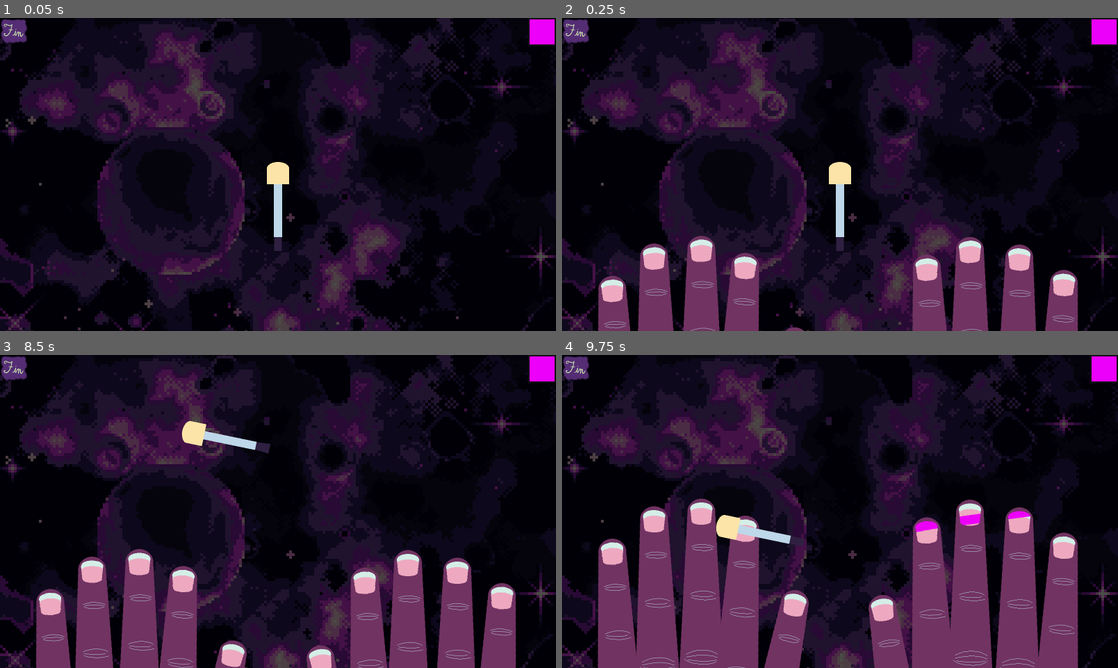
Above: before the commit, frames 1-4 (two rows, left to right).
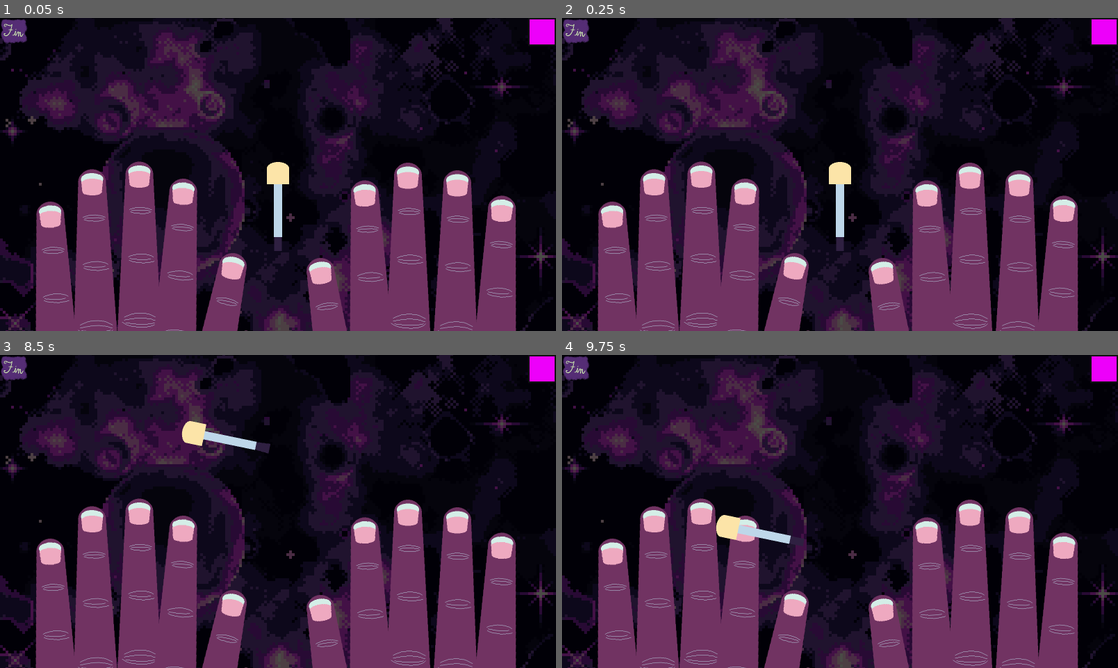
Above: after the commit, the same moments.

Repository: Wake1st/colored-claws
Game: Godot game, scene res://base/main.tscn
Two runs of this game, one before a commit and one after it. Both use one fixed random seed, a clock stepped at 60 frames per second and the inputs below.
Inputs (mouse positions are in pixels of both pictures, inside the frame that each line leads up to):
- Up to frame 1 (0.05 s): no input
- Up to frame 2 (0.25 s): no input
- Up to frame 3 (8.5 s): click (11, 367) at 0.5 s; click (11, 367) at 1.25 s; click (11, 367) at 2 s; tap Enter at 2.75, 4.25, 5.75 s; move the mouse to (400, 495) at 2.77 s; press the mouse at (400, 495) at 2.78 s; tap Space at 3.5, 5, 6.5 s; move the mouse to (166, 527) at 3.52 s; release the mouse at (166, 527) at 3.53 s; tap Mouse wheel down (narrow_brush) at 3.6, 6.6 s; move the mouse to (333, 442) at 4.27 s; hold Right mouse button (pivot_brush) 4.28-5.03 s; move the mouse to (250, 574) at 5.02 s; tap Mouse wheel up (widen_brush) at 5.1, 8.1 s; move the mouse to (444, 558) at 5.77 s; press the mouse at (444, 558) at 5.78 s; move the mouse to (111, 464) at 6.52 s; release the mouse at (111, 464) at 6.53 s; move the mouse to (305, 511) at 7.27 s; hold Right mouse button (pivot_brush) 7.28-8.03 s; move the mouse to (194, 433) at 8.02 s
- Up to frame 4 (9.75 s): move the mouse to (962, 495) at 8.77 s; press the mouse at (962, 495) at 8.78 s; move the mouse to (728, 527) at 9.52 s; release the mouse at (728, 527) at 9.53 s; tap Mouse wheel down (narrow_brush) at 9.6 s

The runs differ from the first frame. In frame 1, 27% of the frame differs, in the area x 6-93%, y 45-100%; in frame 2, 19%; in frame 3, 15%; in frame 4, 0.3%.
Error after the commit: Parse Error: Identifier "event" not declared in the current scope. (res://work/work_zone.gd:71)

Commit message:
static command data WIP

Diff:
--- a/body/Paint.gd
+++ b/body/Paint.gd
@@ -9,6 +9,7 @@
 	angle: float,
 	color: Color
 ) -> Image:
+	# draw the new image
 	var blend: Image = Image.create_empty(img.get_width(), img.get_height(), false, Image.FORMAT_RGBA8)
 	var rect = img.get_used_rect()
 
@@ -36,5 +37,6 @@
 			if rect.has_point(Vector2(x + 1, y)):
 				blend.set_pixel(x + 1, y, color)
 
+	# update image and return
 	img.blend_rect_mask(blend, img, img.get_used_rect(), Vector2.ZERO)
 	return img
--- a/body/nail.gd
+++ b/body/nail.gd
@@ -33,6 +33,10 @@
 
 
 func brush(data: BrushData) -> float:
+	# store the pre-updated image
+	Commands.add(self, image.duplicate(true))
+
+	# draw new image and blend
 	var start = data.start_position - global_position + sprite.texture.get_size()/2
 	var end = data.end_position - global_position + sprite.texture.get_size()/2
 	image = Paint.draw_line(image, start, end, data.width, data.angle, data.color)
@@ -53,3 +57,12 @@
 
 	# update progress and check win
 	return pixel_changes.size() / pixel_count
+
+
+func set_texture(img: Image) -> void:
+	print("image -> %s\t%s" % [image, img])
+
+	var texture = ImageTexture.create_from_image(img)
+	print("texture -> %s\t%s" % [sprite.texture, texture])
+
+	sprite.texture = texture
--- a/project.godot
+++ b/project.godot
@@ -20,6 +20,19 @@
 
 window/size/viewport_width=1600
 window/size/viewport_height=900
+
+[file_customization]
+
+folder_colors={
+"res://assets/": "gray",
+"res://base/": "purple",
+"res://body/": "yellow",
+"res://resources/": "gray",
+"res://tests/": "red",
+"res://tools/": "yellow",
+"res://ui/": "orange",
+"res://work/": "yellow"
+}
 
 [input]
 
--- /dev/null
+++ b/resources/Command.gd
@@ -0,0 +1,14 @@
+class_name Command
+
+
+var nail: Nail
+var image: Image
+
+
+func _init(_nail: Nail, _img: Image) -> void:
+	nail = _nail
+	image = _img
+
+
+func execute() -> void:
+	nail.set_texture(image)
--- /dev/null
+++ b/resources/Commands.gd
@@ -0,0 +1,30 @@
+class_name Commands
+
+
+static var commands: Array[Command]
+static var index: int
+
+
+static func add(nail: Nail, img: Image) -> void:
+	# wipe all downstream data if upstream
+	if index < commands.size() - 1:
+		for i in range(index, commands.size()):
+			commands.pop_back()
+
+	# insert and shift index
+	commands.insert(index, Command.new(nail, img))
+	index += 1
+	print("ind:\t%s" % index)
+
+static func undo() -> Command:
+	index -= 1
+	return commands[index]
+
+static func redo() -> Command:
+	var img = commands[index]
+	index += 1
+	return img
+
+static func clear() -> void:
+	commands.clear()
+	index = 0
--- a/work/work_zone.gd
+++ b/work/work_zone.gd
@@ -27,6 +27,8 @@
 
 
 func setup() -> void:
+	# reset commands
+	Commands.clear()
 	completed = false
 
 	for nail: Nail in hand.get_children():
@@ -64,3 +66,11 @@
 		if !completed && progress > COMPLETENESS:
 			emit_signal("job_complete")
 			completed = true
+
+	# check commands
+	if event.is_action_pressed("ui_undo"):
+		var cmd: Command = Commands.undo()
+		cmd.execute()
+	elif event.is_action_pressed("ui_redo"):
+		var cmd: Command = Commands.redo()
+		cmd.execute()
Not shown, added: resources/Command.gd.uid
Not shown, added: resources/Commands.gd.uid
